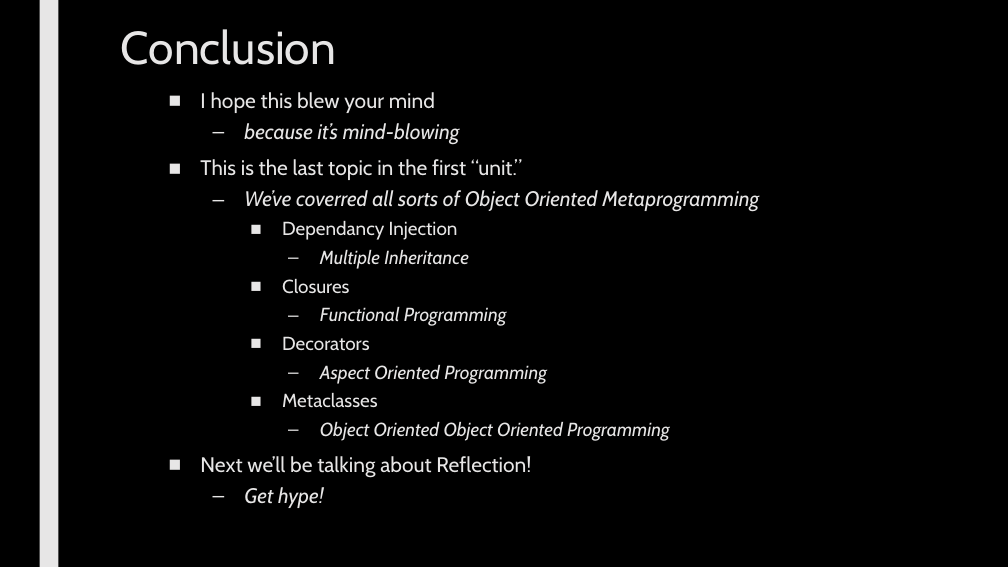
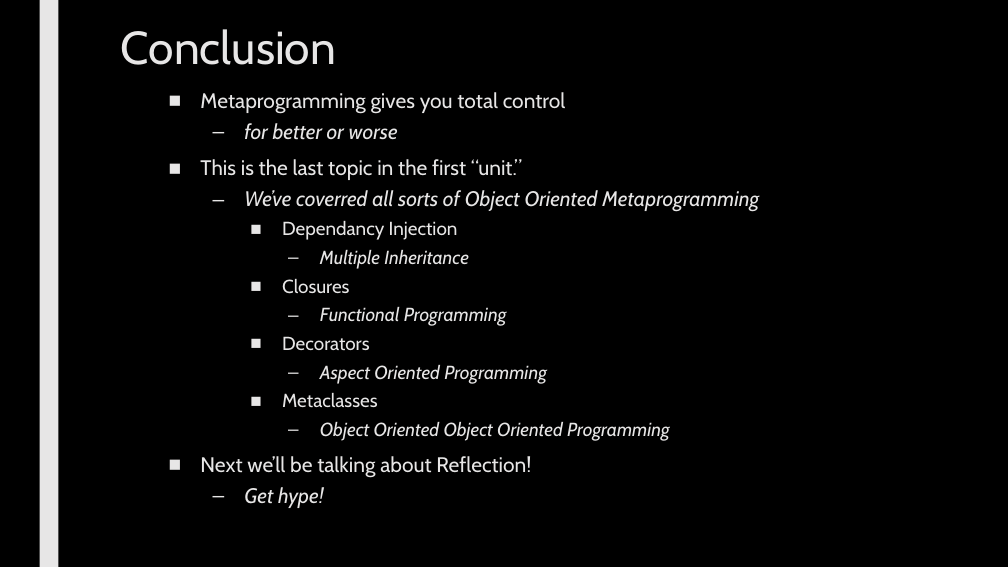
Before and after one commit to max7patek/metaprogramming, a slide deck: slide 20 of slides/05-Metaclasses.pptx (slide 18 before the commit). Drawn at 1008x567 pixels with LibreOffice and Linux fonts; fonts in the diff are those of the drawing. Boxes give left, top, right and bottom in pixels: in the first picture for what was removed or moved away, otherwise in the second. Text is boxed around its words. In the diff, an @@ line names an element or a change of style, - is before the commit and + after.

```diff
--- a/slides/05-Metaclasses.pptx
+++ b/slides/05-Metaclasses.pptx
@@ text at [200,92,566,140]: text changed; italic off @@
-■ I hope this blew your mind
-  – because it’s mind-blowing
+■ Metaprogramming gives you total control
+  – for better or worse
```
Also in this commit, not shown: 6 other slides changed, 2 slides added.
